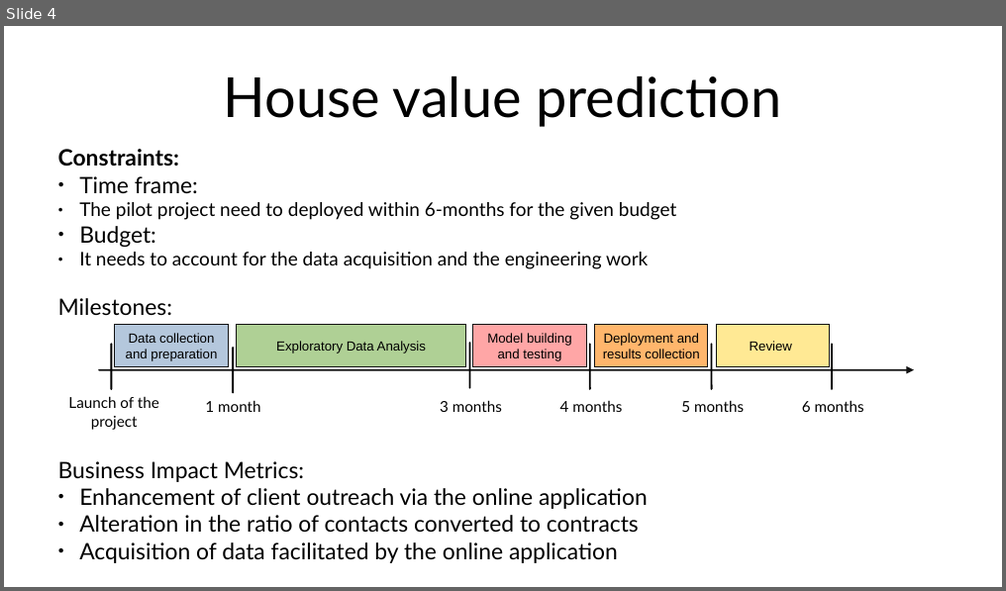
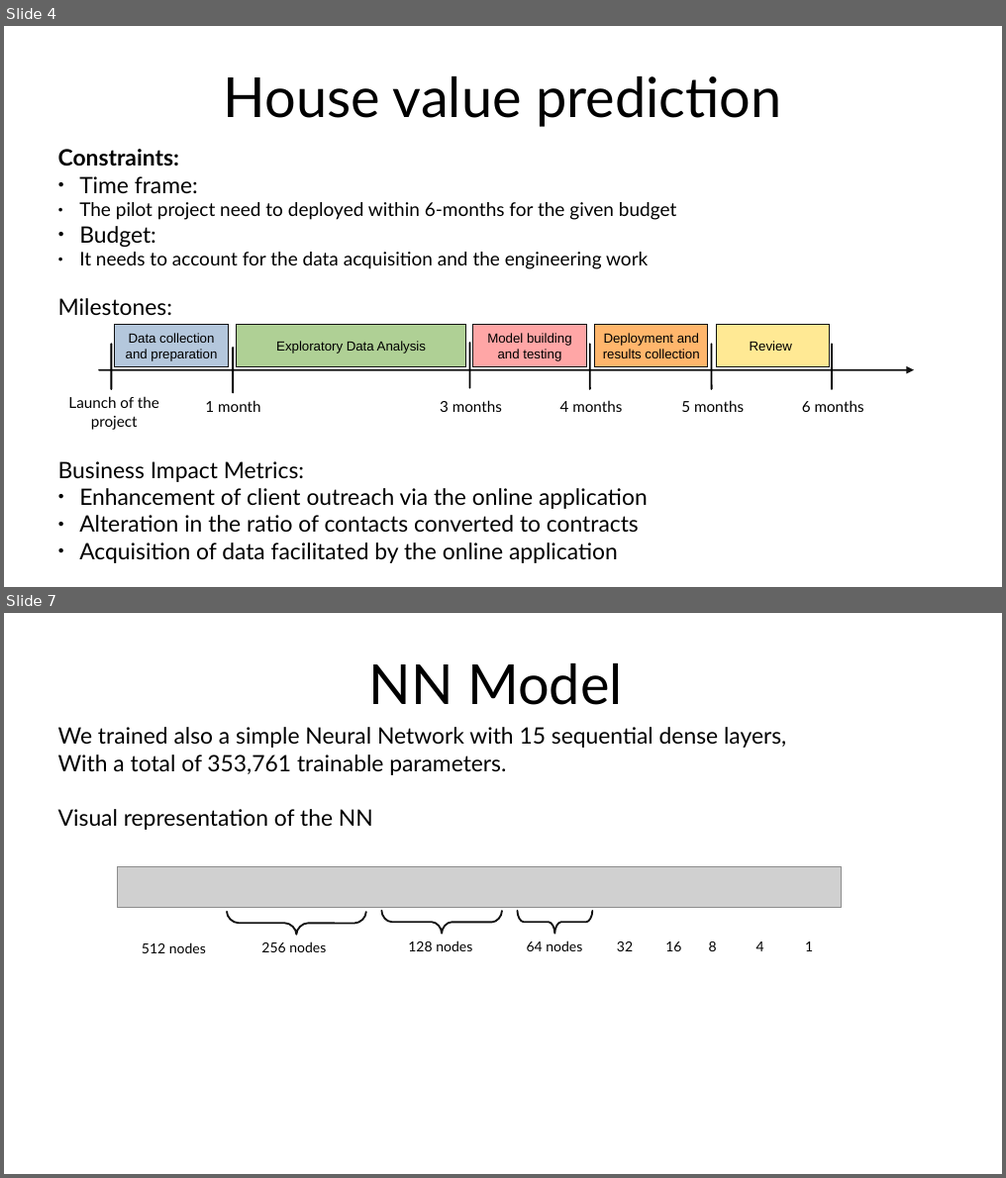
Before and after one commit to abourang/Zillow, a slide deck: presentation/Presentation.odp. Shown one above the other, each under a label of ours: slide 4 before the commit, slides 4 and 7 after it; the slides between them are not shown. The pictures are 1006x591 and 1006x1178 pixels, drawn with LibreOffice and Linux fonts; fonts in the diff are those of the drawing; grey boxes stand for pictures. Boxes give left, top, right and bottom in pixels: in the first picture for what was removed or moved away, otherwise in the second. Text is boxed around its words. In the diff, an @@ line names an element or a change of style, - is before the commit and + after.

```diff
--- a/presentation/Presentation.odp
+++ b/presentation/Presentation.odp
@@ slide 7 added at (x1=4, y1=613, x2=1002, y2=1174), background #FFFFFF @@
@@ title added at (x1=369, y1=663, x2=623, y2=705), 44 pt, text #000000 @@
+NN Model
@@ text added at (x1=58, y1=727, x2=786, y2=830), 18 pt, text #000000 @@
+We trained also a simple Neural Network with 15 sequential dense layers,
+With a total of 353,761 trainable parameters.
+Visual representation of the NN
@@ group added at (x1=117, y1=867, x2=842, y2=954): 9 texts, 3 freeform shapes, 1 picture @@
+512 nodes
+256 nodes
+128 nodes
+64 nodes
+32
+16
+8
+4
+1
```
Also in this commit, not shown: 3 slides changed, 2 other slides added, 1 slide removed, 12 other files.
